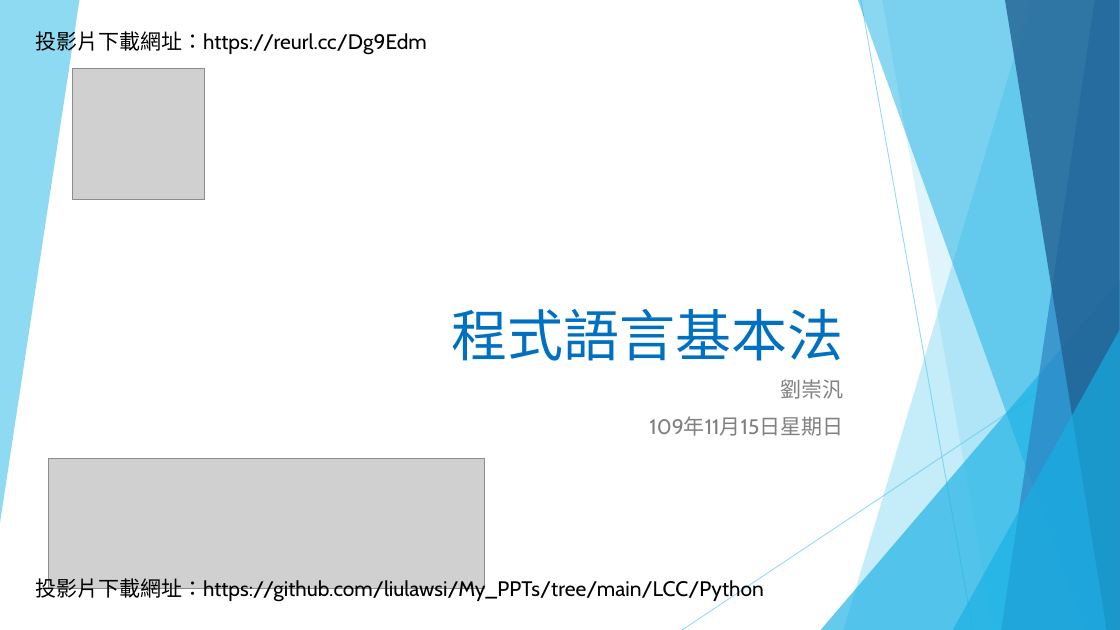
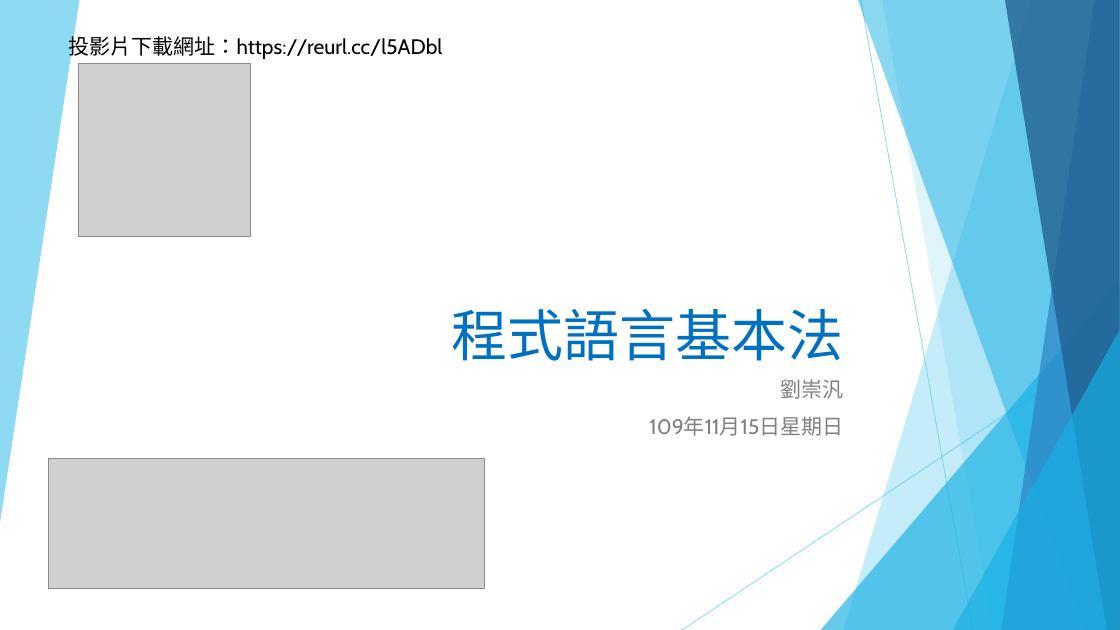
Before and after one commit to liulawsi/My_PPTs, a slide deck: slide 1 of LCC/Python/02_程式語言基本法.pptx. Drawn at 1120x630 pixels with LibreOffice and Linux fonts; fonts in the diff are those of the drawing; grey boxes stand for pictures. Boxes give left, top, right and bottom in pixels: in the first picture for what was removed or moved away, otherwise in the second. Text is boxed around its words. In the diff, an @@ line names an element or a change of style, - is before the commit and + after.

```diff
--- a/LCC/Python/02_程式語言基本法.pptx
+++ b/LCC/Python/02_程式語言基本法.pptx
@@ text at box(69, 33, 443, 59): text changed @@
-投影片下載網址：https://reurl.cc/Dg9Edm
+投影片下載網址：https://reurl.cc/l5ADbl
@@ picture: place and size @@
-picture at box(73, 69, 204, 200)
+picture at box(78, 64, 251, 237)
@@ text removed at box(35, 575, 764, 601) @@
-投影片下載網址：https://github.com/liulawsi/My_PPTs/tree/main/LCC/Python
```
Also in this commit, not shown: 13 other slides changed, 1 slide removed, 14 other files.
